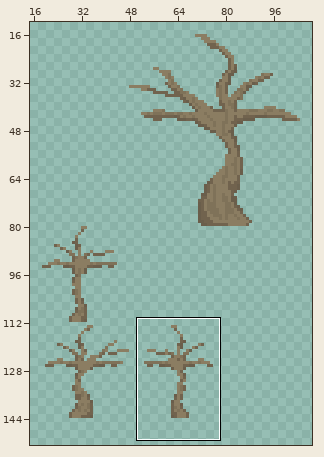
Sprite sheet, stored at Ludum Dare 55 Project/Assets/Chunk/Props/Dead trees props.png. Above, an overview of the earlier version with the close-up marked.
Close-up. As it was:
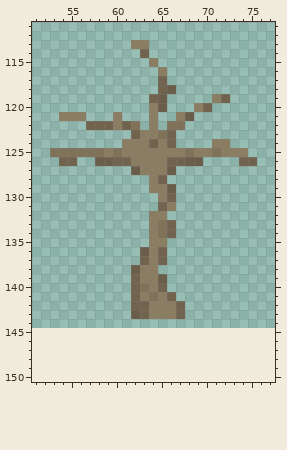
The file is 144x145 pixels. Shown: x 51..77, y 111..150. The old version is drawn lined up with the new one, on the new canvas. The wide view leaves out empty margins. The commit also changed other parts of the picture, which this record leaves out.
And afterwards:
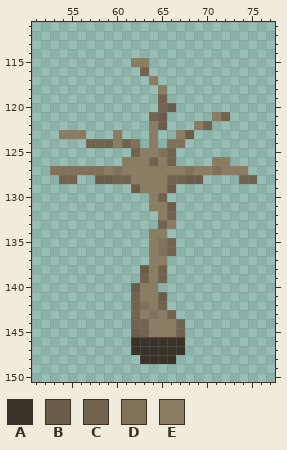
Palette (. is transparent): A #393329  B #6a5e4b  C #71634e  D #7f7259  E #8b7d62
Changes in this commit:
canvas 144x145 -> 144x160
@@ x 51..77 @@
 112 ...........................
-113 ...........EE..............
-114 ............C..............
-115 .............E.............
-116 ..............E............
-117 ..............C............
-118 ..............CB...........
-119 .............CB.....EC.....
-120 .............EB...EC.......
-121 ...EEE...E...E..EB.........
-122 ......CCCECD.E.DD..........
-123 ...........CEEDC...........
-124 ..........EEECEC....EE.....
-125 ..DDDDDDEDEEEEEEEDEEDEEE...
-126 ...CC..BBCCEEEECCBB....CC..
-127 ...........BEEEB...........
-128 .............EC............
-129 .............EEB...........
-130 ..............EC...........
-131 ..............CE...........
-132 .............EE............
-133 .............EDC...........
-134 .............EDC...........
-135 .............EE............
-136 ............BEC............
-137 ............CEC............
-138 ...........BEE.............
-139 ...........CEEB............
-140 ...........CDEC............
-141 ...........CEDEC...........
-142 ...........CCEEEC..........
-143 ...........BCEEEC..........
-144 ...........................
-145 ...........................
-146 ...........................
-147 ...........................
-148 ...........................
+113 ...........................
+114 ...........................
+115 ...........EE..............
+116 ............C..............
+117 .............E.............
+118 ..............E............
+119 ..............C............
+120 ..............CB...........
+121 .............CB.....EC.....
+122 .............EB...EC.......
+123 ...EEE...E...E..EB.........
+124 ......CCCECD.E.DD..........
+125 ...........CEEDC...........
+126 ..........EEECEC....EE.....
+127 ..DDDDDDEDEEEEEEEDEEDEEE...
+128 ...CC..BBCCEEEECCBB....CC..
+129 ...........BEEEB...........
+130 .............EC............
+131 .............EEB...........
+132 ..............EC...........
+133 ..............CE...........
+134 .............EE............
+135 .............EDC...........
+136 .............EDC...........
+137 .............EE............
+138 ............BEC............
+139 ............CEC............
+140 ...........BEE.............
+141 ...........CEEB............
+142 ...........CDEC............
+143 ...........CEDEC...........
+144 ...........CCEEEC..........
+145 ...........BCEEEC..........
+146 ...........AAAAAA..........
+147 ...........AAAAAA..........
+148 ............AAAA...........
 149 ...........................
